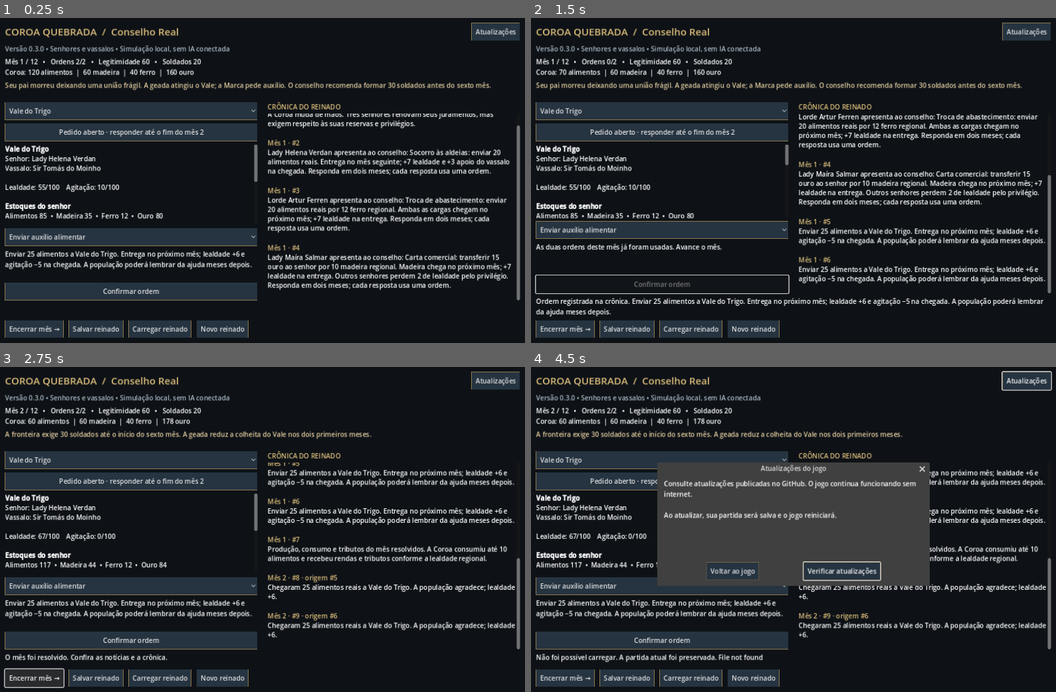
Above: before the commit, frames 1-4 (two rows, left to right).
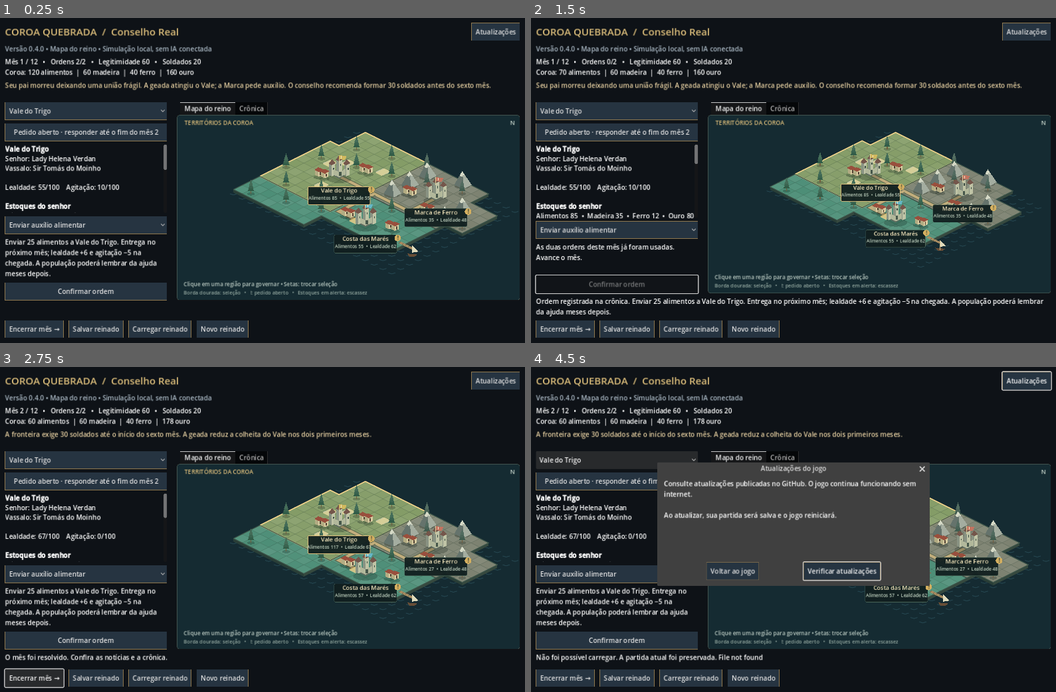
Above: after the commit, the same moments.

Repository: coutocdouglas/CoroaQuebrada
Game: Godot game, scene res://scenes/main.tscn
Same seed, same stepped clock (60 frames per second), same inputs: the game is played once before the commit and once after it.
Inputs:
- Up to frame 1 (0.25 s): no input
- Up to frame 2 (1.5 s): click "Confirmar ordem" at 0.5 s; click "Confirmar ordem" at 1.25 s
- Up to frame 3 (2.75 s): click "Encerrar mês →" at 2 s
- Up to frame 4 (4.5 s): click "Carregar reinado" at 2.75 s; click "Atualizações" at 3.5 s; click "Vale do Trigo" at 4.25 s

The runs differ from the first frame. In frame 1, 38% of the frame differs, in the area x 0-100%, y 8-87%; in frame 2, 34%; in frame 3, 39%; in frame 4, 24%.

Commit message:
feat: adiciona mapa isometrico interativo do reino

Diff:
--- a/project.godot
+++ b/project.godot
@@ -2,7 +2,7 @@
 
 [application]
 config/name="Coroa Quebrada"
-config/version="0.3.0"
+config/version="0.4.0"
 run/main_scene="res://scenes/main.tscn"
 
 [display]
--- /dev/null
+++ b/scripts/kingdom_map.gd
@@ -0,0 +1,297 @@
+extends Control
+## A read-only view of the simulation. Geometry never owns territory or resources.
+signal region_selected(region_id: String)
+
+const IDS = ["vale", "marca", "costa"]
+const CENTERS = {"vale": Vector2(4, 6), "marca": Vector2(12, 3), "costa": Vector2(11, 10)}
+const COLORS = {"vale": Color("789258"), "marca": Color("7d8271"), "costa": Color("4d8e77")}
+const FLAGS = {"vale": Color("d2b95e"), "marca": Color("c47360"), "costa": Color("65b7c7")}
+const ROAD = [Vector2(4,6), Vector2(8,6), Vector2(12,6), Vector2(12,3)]
+const SOUTH_ROAD = [Vector2(8,6), Vector2(8,10), Vector2(11,10)]
+const VILLAGES = [Vector2(3,7), Vector2(5,4), Vector2(10,4), Vector2(13,5), Vector2(9,10), Vector2(13,9)]
+const FIELDS = [Vector2(2,5), Vector2(3,4), Vector2(4,8), Vector2(6,8), Vector2(6,3), Vector2(10,10)]
+var snapshot: Dictionary = {}
+var selected_id = "vale"
+var hovered_id = ""
+var map_scale = 1.0
+var map_offset = Vector2.ZERO
+
+func _ready() -> void:
+	custom_minimum_size = Vector2(580, 340)
+	mouse_default_cursor_shape = Control.CURSOR_POINTING_HAND
+	clip_contents = true
+	resized.connect(queue_redraw)
+	mouse_exited.connect(func(): hovered_id = ""; tooltip_text = ""; queue_redraw())
+	focus_mode = Control.FOCUS_ALL
+	tooltip_text = "Clique em um território para abrir seus dados e decisões."
+
+func set_kingdom(state: Dictionary, region_id: String) -> void:
+	# Copy only values needed by the view. Loading and starting a game can replace the state.
+	snapshot = {"month": state.month, "troops": state.troops, "regions": {}}
+	for id in IDS:
+		var r = state.regions[id]
+		snapshot.regions[id] = {
+			"name": r.name, "food": r.stock.food, "consumption": r.consumption,
+			"loyalty": r.loyalty, "unrest": r.unrest,
+			"recruited": r.get("recruitment_month", 0) == state.month,
+			"petition": false
+		}
+		for p in state.politics.petitions:
+			if p.region == id and p.status == "open": snapshot.regions[id].petition = true
+	if IDS.has(region_id): selected_id = region_id
+	queue_redraw()
+
+func update_transform() -> void:
+	# World bounds include castles, labels, coast and the lower legend.
+	map_scale = maxf(0.1, minf((size.x - 36.0) / 870.0, (size.y - 90.0) / 455.0))
+	map_offset = Vector2(size.x * 0.5 + 25.0 * map_scale, 42.0 + maxf(0.0, (size.y - 90.0 - 455.0 * map_scale) * 0.5))
+
+static func project(cell: Vector2) -> Vector2:
+	return Vector2((cell.x - cell.y) * 27.0, (cell.x + cell.y) * 13.5)
+
+func cell_to_screen(cell: Vector2) -> Vector2:
+	update_transform()
+	return project(cell) * map_scale + map_offset
+
+static func tile_region(x: int, y: int) -> String:
+	if x < 0 or y < 0 or x >= 18 or y >= 14: return ""
+	if (x >= 16 and y >= 6) or (y >= 12 and x >= 8) or (x == 0 and y < 3) or (x >= 15 and y <= 1): return ""
+	if x >= 8 and y < 7: return "marca"
+	if x < 8 and y < 11: return "vale"
+	return "costa"
+
+func region_at(point: Vector2) -> String:
+	update_transform()
+	var local = (point - map_offset) / map_scale
+	# Castles and their labels may extend above a tile: include their whole footprint.
+	for id in IDS:
+		var center = project(CENTERS[id])
+		if Rect2(center + Vector2(-97,31), Vector2(205,57)).has_point(local): return id
+		if Rect2(center + Vector2(-64, -75), Vector2(128, 98)).has_point(local): return id
+	# Tiles are centered on integer grid coordinates, not their upper corners.
+	var x = roundi(local.x / 54.0 + local.y / 27.0)
+	var y = roundi(local.y / 27.0 - local.x / 54.0)
+	return tile_region(x, y)
+
+func select_at(point: Vector2) -> bool:
+	var id = region_at(point)
+	if id.is_empty(): return false
+	selected_id = id
+	region_selected.emit(id)
+	queue_redraw()
+	return true
+
+func _gui_input(event: InputEvent) -> void:
+	if event is InputEventMouseButton and event.button_index == MOUSE_BUTTON_LEFT and event.pressed:
+		if select_at(event.position):
+			grab_focus()
+			accept_event()
+	elif event is InputEventMouseMotion:
+		var id = region_at(event.position)
+		if hovered_id != id:
+			hovered_id = id
+			if not id.is_empty() and snapshot.regions.has(id):
+				var r = snapshot.regions[id]
+				tooltip_text = "%s\nAlimentos: %d • Consumo/mês: %d\nLealdade: %d • Agitação: %d\nClique para governar esta região." % [r.name, r.food, r.consumption, r.loyalty, r.unrest]
+			else: tooltip_text = "Mar das Marés • Clique em um território."
+			queue_redraw()
+	elif event is InputEventKey and event.pressed and not event.echo:
+		var index = IDS.find(selected_id)
+		if event.keycode in [KEY_RIGHT, KEY_DOWN]: index = (index + 1) % IDS.size()
+		elif event.keycode in [KEY_LEFT, KEY_UP]: index = (index + IDS.size() - 1) % IDS.size()
+		else: return
+		selected_id = IDS[index]
+		region_selected.emit(selected_id)
+		queue_redraw()
+		accept_event()
+
+func diamond(center: Vector2, half_width: float = 27.0, half_height: float = 13.5) -> PackedVector2Array:
+	return PackedVector2Array([center + Vector2(0,-half_height), center + Vector2(half_width,0), center + Vector2(0,half_height), center + Vector2(-half_width,0)])
+
+func polygon(points: Array, color: Color) -> void:
+	draw_colored_polygon(PackedVector2Array(points), color)
+
+func text_at(point: Vector2, text: String, font_size: int, color: Color, centered: bool = false) -> void:
+	var font = ThemeDB.fallback_font
+	if centered: point.x -= font.get_string_size(text, HORIZONTAL_ALIGNMENT_LEFT, -1, font_size).x / 2.0
+	draw_string(font, point, text, HORIZONTAL_ALIGNMENT_LEFT, -1, font_size, color)
+
+func _draw() -> void:
+	draw_style_box(panel_style(), Rect2(Vector2.ZERO, size))
+	if snapshot.is_empty(): return
+	update_transform()
+	text_at(Vector2(18, 24), "TERRITÓRIOS DA COROA", 14, Color("d9bb79"))
+	text_at(Vector2(size.x - 18, 24), "N", 15, Color("c5d4ca"), true)
+	draw_set_transform(map_offset, 0, Vector2.ONE * map_scale)
+	# Calm water underneath one contiguous landmass.
+	for x in range(19):
+		for y in range(15):
+			if tile_region(x, y).is_empty():
+				var p = project(Vector2(x,y))
+				draw_polyline(PackedVector2Array([p+Vector2(-10,0),p+Vector2(0,3),p+Vector2(10,0)]), Color(0.25,0.46,0.52,0.35), 1, true)
+	# Ground drawn back to front, with a raised edge along the coastline.
+	for depth in range(32):
+		for x in range(18):
+			var y = depth - x
+			if y < 0 or y >= 14: continue
+			var id = tile_region(x,y)
+			if id.is_empty(): continue
+			var p = project(Vector2(x,y))
+			var shape = diamond(p)
+			polygon([shape[1],shape[2],shape[2]+Vector2(0,9),shape[1]+Vector2(0,9)], Color("35483e"))
+			polygon([shape[2],shape[3],shape[3]+Vector2(0,9),shape[2]+Vector2(0,9)], Color("293e37"))
+			var color: Color = COLORS[id]
+			color = color.lightened(float((x * 17 + y * 31) % 7) * 0.012)
+			if id == selected_id: color = color.lightened(0.09)
+			elif id == hovered_id: color = color.lightened(0.04)
+			draw_colored_polygon(shape, color)
+			draw_polyline(PackedVector2Array([shape[0],shape[1],shape[2],shape[3],shape[0]]), Color(0.13,0.22,0.17,0.13), 0.8, true)
+	# Roads are geographical decoration in 0.4: they do not alter trade rules yet.
+	for path in [ROAD, SOUTH_ROAD]:
+		var points = PackedVector2Array()
+		for cell in path: points.append(project(cell))
+		draw_polyline(points, Color("59654d"), 11, true)
+		draw_polyline(points, Color("c1ad7c"), 7, true)
+	# Border edges only, so the map stays readable rather than a grid of outlines.
+	for x in range(18):
+		for y in range(14):
+			var id = tile_region(x,y)
+			if id.is_empty(): continue
+			var d = diamond(project(Vector2(x,y)))
+			var edge_color = Color("eed18a") if id == selected_id else Color("3c5449")
+			var neighbors = [Vector2i(x,y-1),Vector2i(x+1,y),Vector2i(x,y+1),Vector2i(x-1,y)]
+			for i in range(4):
+				if tile_region(neighbors[i].x, neighbors[i].y) != id:
+					draw_line(d[i], d[(i+1)%4], edge_color, 2.2 if id == selected_id else 1.3, true)
+	# Terrain props share the tile depth order; no global random state is consumed.
+	for depth in range(32):
+		for x in range(18):
+			var y = depth - x
+			if y < 0 or y >= 14: continue
+			var cell = Vector2(x,y)
+			var id = tile_region(x,y)
+			if id.is_empty(): continue
+			var p = project(cell)
+			var r = snapshot.regions[id]
+			if FIELDS.has(cell):
+				field(p, r.food < r.consumption, id == "vale" and snapshot.month <= 2)
+			elif VILLAGES.has(cell):
+				house(p+Vector2(-9,0), r.unrest >= 40)
+				house(p+Vector2(9,5), r.unrest >= 40)
+			elif cell == CENTERS[id]:
+				castle(p, id)
+			elif not on_road(cell) and not near_castle(cell):
+				if id == "marca" and (x * 7 + y * 3) % 6 == 0:
+					mountain(p)
+				elif (x * 13 + y * 7) % 8 == 0:
+					tree(p, id == "marca")
+			if r.recruited and cell == CENTERS[id] + Vector2(2,1): camp(p)
+	# A small harbor on the coast, without pretending there is a naval simulation.
+	var port = project(Vector2(15,10))
+	polygon([port+Vector2(-8,2),port+Vector2(43,27),port+Vector2(50,23),port+Vector2(0,-2)], Color("a78b60"))
+	for i in range(5): draw_line(port+Vector2(i*9, i*4.5-2),port+Vector2(i*9-5,i*4.5+4),Color("5c6350"),1)
+	var boat = port + Vector2(35,39)
+	polygon([boat+Vector2(-15,-4),boat+Vector2(17,-1),boat+Vector2(6,7),boat+Vector2(-8,5)],Color("674d36"))
+	draw_line(boat+Vector2(0,3),boat+Vector2(0,-29),Color("d0b685"),2)
+	polygon([boat+Vector2(1,-28),boat+Vector2(1,-7),boat+Vector2(19,-10)],Color("e0dbbb"))
+	# Labels after props, with direct indicators from the current save.
+	for id in IDS: region_label(id)
+	draw_set_transform(Vector2.ZERO)
+	text_at(Vector2(16,size.y-34), "Clique em uma região para governar • Setas: trocar seleção", 13, Color("bacac2"))
+	text_at(Vector2(16,size.y-14), "Borda dourada: seleção   •   !: pedido aberto   •   Estoques em alerta: escassez", 12, Color("91a69e"))
+
+func panel_style() -> StyleBoxFlat:
+	var style = StyleBoxFlat.new()
+	style.bg_color = Color("152b32")
+	style.border_color = Color("475b55")
+	style.set_border_width_all(1)
+	style.set_corner_radius_all(6)
+	return style
+
+func on_road(cell: Vector2) -> bool:
+	return (cell.y == 6 and cell.x >= 4 and cell.x <= 12) or (cell.x == 12 and cell.y >= 3 and cell.y <= 6) or (cell.x == 8 and cell.y >= 6 and cell.y <= 10) or (cell.y == 10 and cell.x >= 8 and cell.x <= 11)
+
+func near_castle(cell: Vector2) -> bool:
+	for center in CENTERS.values():
+		if cell.distance_to(center) < 1.8: return true
+	return false
+
+func field(p: Vector2, scarce: bool, frost: bool) -> void:
+	var soil = Color("af9653")
+	if scarce: soil = Color("846f4e")
+	if frost: soil = Color("bbc3a6")
+	draw_colored_polygon(diamond(p,23,11),soil)
+	for i in range(-3,4):
+		draw_line(p+Vector2(i*4-9,-i*2-4),p+Vector2(i*4+9,-i*2+5), Color("ddd294") if not scarce else Color("605743"), 1.5, true)
+
+func tree(p: Vector2, alpine: bool) -> void:
+	draw_ellipse_shadow(p, Vector2(12,5))
+	draw_line(p,p+Vector2(0,-18),Color("725c3d"),3)
+	var color = Color("325d48") if not alpine else Color("415d50")
+	for i in range(3):
+		var height = 12.0 + i*8
+		polygon([p+Vector2(-11+i*2,-height+4),p+Vector2(10-i*2,-height+4),p+Vector2(0,-height-16)],color.lightened(i*0.045))
+
+func draw_ellipse_shadow(p: Vector2, radius: Vector2) -> void:
+	var points = []
+	for i in range(16):
+		var angle = float(i) / 16.0 * TAU
+		points.append(p+Vector2(cos(angle)*radius.x, sin(angle)*radius.y))
+	polygon(points,Color(0.03,0.08,0.06,0.24))
+
+func house(p: Vector2, unrest: bool) -> void:
+	draw_ellipse_shadow(p+Vector2(0,3),Vector2(16,6))
+	polygon([p+Vector2(-10,-4),p+Vector2(0,1),p+Vector2(0,-14),p+Vector2(-10,-19)],Color("b3ac83"))
+	polygon([p+Vector2(0,1),p+Vector2(13,-5),p+Vector2(13,-20),p+Vector2(0,-14)],Color("d8cba0"))
+	polygon([p+Vector2(-13,-20),p+Vector2(0,-28),p+Vector2(16,-21),p+Vector2(2,-13)],Color("994f3d"))
+	draw_line(p+Vector2(6,-4),p+Vector2(6,-13),Color("544536"),4)
+	if unrest:
+		draw_line(p+Vector2(17,-7),p+Vector2(17,-24),Color("c78654"),2)
+		text_at(p+Vector2(17,-26),"!",17,Color("f2a562"),true)
+
+func mountain(p: Vector2) -> void:
+	draw_ellipse_shadow(p+Vector2(0,4),Vector2(24,8))
+	polygon([p+Vector2(-25,0),p+Vector2(0,-43),p+Vector2(6,11)],Color("65736c"))
+	polygon([p+Vector2(0,-43),p+Vector2(29,-1),p+Vector2(6,11)],Color("a4ada0"))
+	polygon([p+Vector2(-8,-29),p+Vector2(0,-43),p+Vector2(11,-27),p+Vector2(3,-31),p+Vector2(-1,-25)],Color("d5d9c6"))
+
+func castle(p: Vector2, id: String) -> void:
+	draw_ellipse_shadow(p+Vector2(0,8),Vector2(38,13))
+	polygon([p+Vector2(-30,-8),p+Vector2(0,7),p+Vector2(32,-9),p+Vector2(0,-25)],Color("626f63"))
+	for shift in [Vector2(-22,-4),Vector2(0,-16),Vector2(23,-4)]:
+		var q = p+shift
+		polygon([q+Vector2(-8,0),q+Vector2(0,4),q+Vector2(0,-31),q+Vector2(-8,-35)],Color("899383"))
+		polygon([q+Vector2(0,4),q+Vector2(10,-1),q+Vector2(10,-36),q+Vector2(0,-31)],Color("c0c4a6"))
+		polygon([q+Vector2(-10,-35),q+Vector2(0,-48),q+Vector2(12,-36),q+Vector2(0,-30)],Color("74564b"))
+		draw_line(q+Vector2(5,-15),q+Vector2(5,-22),Color("394a42"),3)
+	polygon([p+Vector2(-17,-5),p+Vector2(0,3),p+Vector2(21,-6),p+Vector2(21,-24),p+Vector2(0,-13),p+Vector2(-17,-22)],Color("b2b89b"))
+	draw_line(p+Vector2(4,-1),p+Vector2(4,-14),Color("46574b"),7)
+	var flag = p+Vector2(0,-65)
+	draw_line(flag+Vector2(0,25),flag,Color("ddcf9b"),2)
+	polygon([flag,flag+Vector2(23,3),flag+Vector2(18,15),flag+Vector2(0,12)],FLAGS[id])
+	draw_line(flag+Vector2(7,3),flag+Vector2(7,11),Color("efe4c2"),2)
+
+func camp(p: Vector2) -> void:
+	polygon([p+Vector2(-13,1),p+Vector2(0,-20),p+Vector2(12,1)],Color("d6c5a0"))
+	polygon([p+Vector2(0,-20),p+Vector2(18,-12),p+Vector2(25,5),p+Vector2(12,1)],Color("978365"))
+	text_at(p+Vector2(0,22),"Mobilização",15,Color("f1deac"),true)
+
+func region_label(id: String) -> void:
+	var r = snapshot.regions[id]
+	var p = project(CENTERS[id]) + Vector2(0,34)
+	var width = 193.0
+	draw_style_box(label_style(id == selected_id),Rect2(p+Vector2(-width/2,-3),Vector2(width,57)))
+	text_at(p+Vector2(0,16),r.name,18,Color("f2e4bb"),true)
+	var scarce = r.food < r.consumption
+	text_at(p+Vector2(0,38),"Alimentos %d  •  Lealdade %d" % [r.food,r.loyalty],14,Color("edab77") if scarce else Color("c0d1bf"),true)
+	if r.petition:
+		draw_circle(p+Vector2(99,7),10,Color("d4af60"))
+		text_at(p+Vector2(99,13),"!",17,Color("28382f"),true)
+
+func label_style(selected: bool) -> StyleBoxFlat:
+	var style = StyleBoxFlat.new()
+	style.bg_color = Color(0.065,0.12,0.12,0.94)
+	style.border_color = Color("dfc07c") if selected else Color("516d5d")
+	style.set_border_width_all(2 if selected else 1)
+	style.set_corner_radius_all(4)
+	return style
--- a/scripts/main.gd
+++ b/scripts/main.gd
@@ -1,6 +1,7 @@
 extends Control
 
 const Kingdom = preload("res://scripts/kingdom.gd")
+const KingdomMap = preload("res://scripts/kingdom_map.gd")
 const ACTION_LABELS = ["Enviar auxílio alimentar", "Comprar alimentos", "Exigir tributo extraordinário", "Negociar autonomia", "Recrutar soldados", "Ouvir o vassalo"]
 var game = Kingdom.new()
 var region_picker: OptionButton
@@ -23,6 +24,8 @@
 var update_button: Button
 var update_dialog: ConfirmationDialog
 var update_status: Label
+var realm_map
+var view_tabs: TabContainer
 
 func _ready() -> void:
 	var theme_data = Theme.new()
@@ -54,7 +57,7 @@
 	header.add_child(update_button)
 	column.add_child(header)
 	var subtitle = Label.new()
-	subtitle.text = "Versão %s • Senhores e vassalos • Simulação local, sem IA conectada" % ProjectSettings.get_setting("application/config/version")
+	subtitle.text = "Versão %s • Mapa do reino • Simulação local, sem IA conectada" % ProjectSettings.get_setting("application/config/version")
 	subtitle.modulate = Color("a9b7c3")
 	column.add_child(subtitle)
 	summary = Label.new()
@@ -69,8 +72,8 @@
 	body.add_theme_constant_override("separation", 24)
 	column.add_child(body)
 	var left = VBoxContainer.new()
-	left.custom_minimum_size.x = 455
-	left.size_flags_horizontal = Control.SIZE_EXPAND_FILL
+	left.custom_minimum_size.x = 390
+	left.size_flags_horizontal = Control.SIZE_FILL
 	left.add_theme_constant_override("separation", 8)
 	body.add_child(left)
 	region_picker = OptionButton.new()
@@ -99,15 +102,19 @@
 	var right = VBoxContainer.new()
 	right.size_flags_horizontal = Control.SIZE_EXPAND_FILL
 	body.add_child(right)
-	var history_title = Label.new()
-	history_title.text = "CRÔNICA DO REINADO"
-	history_title.add_theme_color_override("font_color", Color("d9bb79"))
-	right.add_child(history_title)
+	view_tabs = TabContainer.new()
+	view_tabs.size_flags_vertical = Control.SIZE_EXPAND_FILL
+	right.add_child(view_tabs)
+	realm_map = KingdomMap.new()
+	realm_map.name = "Mapa do reino"
+	view_tabs.add_child(realm_map)
+	realm_map.region_selected.connect(select_map_region)
 	chronicle = RichTextLabel.new()
+	chronicle.name = "Crônica"
 	chronicle.bbcode_enabled = true
 	chronicle.scroll_following = true
 	chronicle.size_flags_vertical = Control.SIZE_EXPAND_FILL
-	right.add_child(chronicle)
+	view_tabs.add_child(chronicle)
 	feedback = Label.new()
 	feedback.autowrap_mode = TextServer.AUTOWRAP_WORD_SMART
 	feedback.custom_minimum_size.y = 32
@@ -199,7 +206,15 @@
 		var source = " · origem #%d" % event.origin if event.origin > 0 else ""
 		chronicle.append_text("[color=#d9bb79]Mês %d · #%d%s[/color]\n%s\n\n" % [event.month, event.id, source, event.text])
 	next_button.disabled = s.ended
+	realm_map.set_kingdom(s, selected_region())
 	refresh_preview()
+
+func select_map_region(region_id: String) -> void:
+	var index = Kingdom.REGION_IDS.find(region_id)
+	if index < 0: return
+	region_picker.select(index)
+	feedback.text = "%s selecionada. Os dados e as ordens à esquerda se referem a este território." % game.state.regions[region_id].name
+	refresh()
 
 func refresh_preview() -> void:
 	var proposal = game.preview_order(selected_action(), selected_region())
--- /dev/null
+++ b/tests/test_map.gd
@@ -0,0 +1,86 @@
+extends SceneTree
+
+const Map = preload("res://scripts/kingdom_map.gd")
+const Kingdom = preload("res://scripts/kingdom.gd")
+var checks = 0
+var failures = 0
+
+func check(condition: bool, message: String) -> void:
+	checks += 1
+	if not condition:
+		failures += 1
+		push_error(message)
+
+func _initialize() -> void:
+	call_deferred("run_checks")
+
+func run_checks() -> void:
+	var game = Kingdom.new()
+	var map = Map.new()
+	root.add_child(map)
+	map.size = Vector2(820,460)
+	map.set_kingdom(game.state,"vale")
+	await process_frame
+	var before = game.state.duplicate(true)
+	for dimensions in [Vector2(580,340),Vector2(820,460),Vector2(1250,700)]:
+		map.size = dimensions
+		for id in Kingdom.REGION_IDS:
+			check(map.region_at(map.cell_to_screen(Map.CENTERS[id])) == id, "Castelo %s é selecionável em %s" % [id, dimensions])
+			check(map.select_at(map.cell_to_screen(Map.CENTERS[id])) and map.selected_id == id, "Seleção é estável após redimensionamento")
+			var label = map.cell_to_screen(Map.CENTERS[id]) + Vector2(0,50)*map.map_scale
+			check(map.region_at(label) == id, "Cartão do território também é clicável")
+	check(not map.select_at(Vector2(-1000,-1000)), "Clique fora do mapa não seleciona território")
+	check(map.region_at(map.cell_to_screen(Vector2(17,12))).is_empty(), "Mar não é tratado como região")
+	check(game.state == before, "Explorar o mapa não altera economia, ordens ou histórico")
+	game.state.regions.vale.stock.food = 0
+	game.state.regions.vale.unrest = 50
+	map.set_kingdom(game.state,"vale")
+	check(map.snapshot.regions.vale.food == 0 and map.snapshot.regions.vale.unrest == 50, "Mapa reflete escassez e agitação reais")
+	check(map.snapshot.regions.vale.petition, "Pedidos abertos aparecem no mapa")
+	game.execute_order("recruit","marca")
+	map.set_kingdom(game.state,"marca")
+	check(map.snapshot.regions.marca.recruited, "Recrutamento marca a mobilização na região certa")
+	game.advance_month()
+	map.set_kingdom(game.state,"marca")
+	check(not map.snapshot.regions.marca.recruited and map.snapshot.month == 2, "Atualização do mês remove mobilização temporária")
+	game.new_game()
+	map.set_kingdom(game.state,"vale")
+	check(map.snapshot.regions.vale.food == 85, "Novo reinado substitui os dados antigos do mapa")
+	map.snapshot.regions.vale.food = 999
+	check(game.state.regions.vale.stock.food == 85, "View não compartilha estoque mutável com a simulação")
+	map.queue_free()
+	var ui = load("res://scenes/main.tscn").instantiate()
+	root.add_child(ui)
+	await process_frame
+	await process_frame
+	check(ui.view_tabs.current_tab == 0 and ui.realm_map.is_visible_in_tree(), "Mapa é a primeira tela da partida")
+	before = ui.game.state.duplicate(true)
+	var click = InputEventMouseButton.new()
+	click.button_index = MOUSE_BUTTON_LEFT
+	click.pressed = true
+	click.position = ui.realm_map.cell_to_screen(Map.CENTERS.marca)
+	ui.realm_map._gui_input(click)
+	check(ui.selected_region() == "marca" and "Artur" in ui.region_details.text, "Clique real atualiza seleção e painel de ordens")
+	check(ui.game.state == before, "Seleção por clique não consome ordem")
+	ui.confirm_button.pressed.emit()
+	check(ui.game.state.pending.back().region == "marca", "Ordem após clique é enviada à região selecionada no mapa")
+	ui.region_picker.select(2)
+	ui.region_picker.item_selected.emit(2)
+	check(ui.realm_map.selected_id == "costa", "Seleção tradicional também atualiza borda do mapa")
+	ui.view_tabs.current_tab = 1
+	await process_frame
+	check(ui.chronicle.is_visible_in_tree() and not ui.realm_map.is_visible_in_tree(), "Crônica continua disponível na segunda aba")
+	ui.next_button.pressed.emit()
+	check(ui.realm_map.snapshot.month == 2, "Mapa escondido recebe os dados novos do mês")
+	ui.view_tabs.current_tab = 0
+	await process_frame
+	var key = InputEventKey.new()
+	key.keycode = KEY_RIGHT
+	key.pressed = true
+	ui.realm_map._gui_input(key)
+	check(ui.selected_region() == "vale", "Teclado percorre regiões com a mesma integração")
+	check(ui.next_button.get_global_rect().end.y <= ui.size.y, "Mapa não esconde controles de avanço")
+	ui.queue_free()
+	await process_frame
+	print("MAPA: %d verificações, %d falhas" % [checks, failures])
+	quit(1 if failures else 0)
Not shown, changed: installer/COMO_JOGAR.txt
Not shown, added: scripts/kingdom_map.gd.uid
Not shown, added: tests/test_map.gd.uid
Not shown, changed: AGENTS.md
Not shown, changed: CHANGELOG.md
Not shown, changed: DIRETRIZES_DO_PROJETO.md
Not shown, added: docs/MAPA.md
Not shown, added: docs/releases/v0.4.0.md
Not shown, changed: installer/setup.iss
Not shown, changed: tests/test_install_windows.ps1
Not shown, changed: tools/build-windows.ps1
